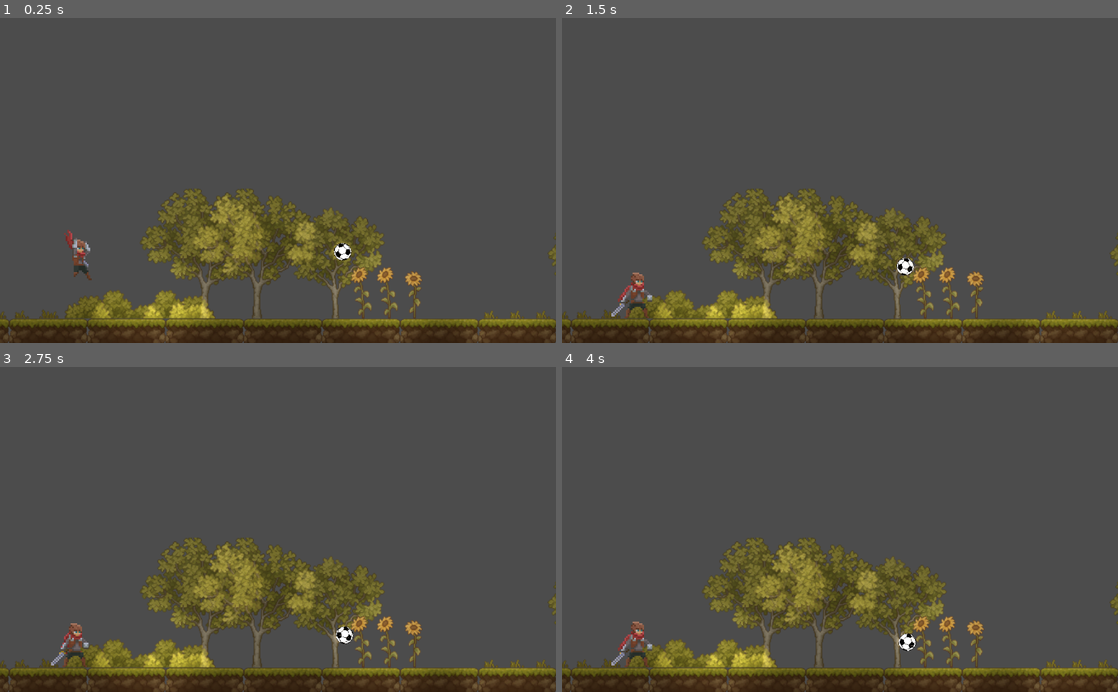
Above: before the commit, frames 1-4 (two rows, left to right).
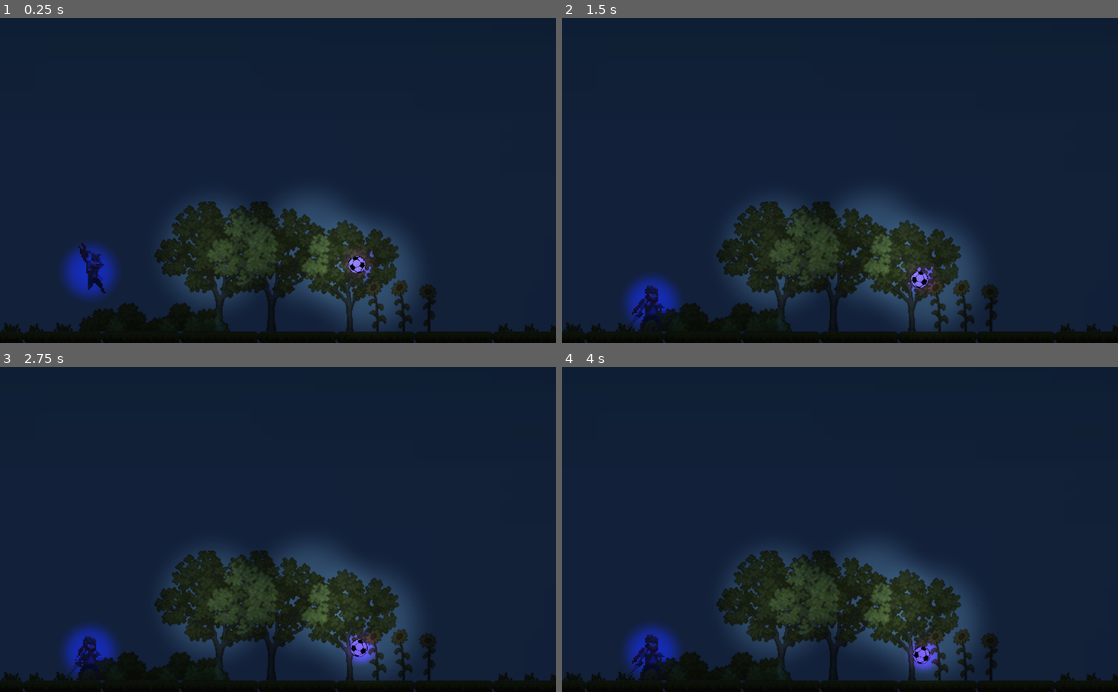
Above: after the commit, the same moments.

Repository: bahaaEldeen1999/back-2-you
Game: Godot game, scene res://Arena.tscn
Two runs of this game, one before a commit and one after it. Both use one fixed random seed, a clock stepped at 60 frames per second and the inputs below.
Inputs (mouse positions are in pixels of both pictures, inside the frame that each line leads up to):
- Up to frame 1 (0.25 s): no input
- Up to frame 2 (1.5 s): move the mouse to (962, 164) at 0.52 s; move the mouse to (728, 196) at 1.27 s
- Up to frame 3 (2.75 s): move the mouse to (333, 458) at 2.02 s
- Up to frame 4 (4 s): move the mouse to (812, 594) at 2.77 s; move the mouse to (1006, 578) at 3.52 s

The runs differ from the first frame. In frame 1, 100% of the frame differs, in the area x 0-100%, y 0-100%; in frame 2, 100%; in frame 3, 100%; in frame 4, 100%.

Commit message:
add scene lighing

Diff:
--- a/Arena.tscn
+++ b/Arena.tscn
@@ -1,47 +1,59 @@
-[gd_scene load_steps=7 format=2]
+[gd_scene load_steps=10 format=2]
 
 [ext_resource path="res://Player.tscn" type="PackedScene" id=1]
 [ext_resource path="res://Ball.tscn" type="PackedScene" id=2]
 [ext_resource path="res://Ground.tscn" type="PackedScene" id=3]
 [ext_resource path="res://textures/light.png" type="Texture" id=4]
 [ext_resource path="res://textures/spot.png" type="Texture" id=5]
+[ext_resource path="res://scripts/Arena.gd" type="Script" id=6]
+[ext_resource path="res://scripts/Camera.gd" type="Script" id=7]
+[ext_resource path="res://textures/_11_background.png" type="Texture" id=8]
 
 [sub_resource type="RectangleShape2D" id=1]
 extents = Vector2( 631.31, 52.4831 )
 
 [node name="Arena" type="Node2D"]
+script = ExtResource( 6 )
 
 [node name="spot" type="Light2D" parent="."]
-position = Vector2( 679.873, 518.44 )
+position = Vector2( 520.135, 397.663 )
 scale = Vector2( 2.99805, 3.1681 )
 texture = ExtResource( 5 )
 offset = Vector2( 10, 0 )
+color = Color( 0.654902, 0.835294, 0.933333, 1 )
 energy = 0.5
 
 [node name="spot2" type="Light2D" parent="."]
-position = Vector2( 255.436, 537.486 )
+position = Vector2( 341.149, 408.917 )
 scale = Vector2( 2.99805, 3.1681 )
 texture = ExtResource( 5 )
 offset = Vector2( 10, 0 )
+color = Color( 0.654902, 0.835294, 0.933333, 1 )
 energy = 0.5
 
 [node name="spot3" type="Light2D" parent="."]
-position = Vector2( 900.253, 537.486 )
+position = Vector2( 623.635, 447.877 )
 scale = Vector2( 2.99805, 3.1681 )
 texture = ExtResource( 5 )
 offset = Vector2( 10, 0 )
+color = Color( 0.654902, 0.835294, 0.933333, 1 )
 energy = 0.5
 
 [node name="ambient" type="Light2D" parent="."]
-position = Vector2( 440.447, 303.501 )
+position = Vector2( 436.13, 303.501 )
 texture = ExtResource( 4 )
 texture_scale = 10.0
-color = Color( 0.976471, 0.894118, 0.780392, 1 )
+color = Color( 0.0627451, 0.2, 0.490196, 1 )
 energy = 0.6
 shadow_enabled = true
 
 [node name="CanvasModulate" type="CanvasModulate" parent="."]
-color = Color( 0.482353, 0.478431, 0.478431, 1 )
+color = Color( 0.0705882, 0.0705882, 0.0705882, 1 )
+
+[node name="Sprite" type="Sprite" parent="CanvasModulate"]
+position = Vector2( 526.04, 244.937 )
+scale = Vector2( 0.551298, 0.46828 )
+texture = ExtResource( 8 )
 
 [node name="Ground" parent="CanvasModulate" instance=ExtResource( 3 )]
 position = Vector2( -126.766, 554.582 )
@@ -75,3 +87,8 @@
 [node name="CollisionShape2D" type="CollisionShape2D" parent="upperwall"]
 position = Vector2( 496.42, -313.845 )
 shape = SubResource( 1 )
+
+[node name="Camera2D" type="Camera2D" parent="."]
+position = Vector2( 485.522, 276.081 )
+current = true
+script = ExtResource( 7 )
--- a/Ball.tscn
+++ b/Ball.tscn
@@ -17,12 +17,6 @@
 angular_velocity = 1.0
 script = ExtResource( 1 )
 
-[node name="Light2D" type="Light2D" parent="."]
-texture = ExtResource( 3 )
-texture_scale = 0.5
-color = Color( 0.992157, 0.843137, 0.627451, 1 )
-shadow_enabled = true
-
 [node name="Sprite" type="Sprite" parent="."]
 scale = Vector2( 0.06, 0.06 )
 texture = ExtResource( 2 )
@@ -30,6 +24,13 @@
 [node name="CollisionShape2D" type="CollisionShape2D" parent="."]
 scale = Vector2( 1.6, 1.6 )
 shape = SubResource( 2 )
+
+[node name="Light2D" type="Light2D" parent="."]
+position = Vector2( 3.65383, -3.48775 )
+scale = Vector2( 0.885818, 0.891008 )
+texture = ExtResource( 3 )
+color = Color( 0.258824, 0.0705882, 0.67451, 1 )
+shadow_enabled = true
 
 [node name="Area2D" type="Area2D" parent="." groups=[
 "ball",
--- a/Player.tscn
+++ b/Player.tscn
@@ -34,6 +34,7 @@
 [ext_resource path="res://Animations/adventurer-jump-02.png" type="Texture" id=32]
 [ext_resource path="res://Animations/adventurer-jump-00.png" type="Texture" id=33]
 [ext_resource path="res://Animations/adventurer-jump-01.png" type="Texture" id=34]
+[ext_resource path="res://textures/spot.png" type="Texture" id=35]
 
 [sub_resource type="CapsuleShape2D" id=1]
 height = 8.0381
@@ -124,5 +125,11 @@
 position = Vector2( 16, 4.75 )
 shape = SubResource( 5 )
 disabled = true
+
+[node name="Light2D" type="Light2D" parent="."]
+texture = ExtResource( 35 )
+texture_scale = 0.5
+color = Color( 0.0235294, 0.0627451, 0.65098, 1 )
+energy = 0.9
 [connection signal="animation_finished" from="AnimatedSprite" to="." method="_on_AnimatedSprite_animation_finished"]
 [connection signal="area_entered" from="Area2D" to="." method="_on_Area2D_area_entered"]
--- /dev/null
+++ b/scripts/Arena.gd
@@ -0,0 +1 @@
+extends Node2D
--- a/scripts/Ball.gd
+++ b/scripts/Ball.gd
@@ -1,7 +1,7 @@
 extends RigidBody2D
 
 
-export var HIT_FORCE = 50;
+export var HIT_FORCE = 70;
 
 func _ready():
 	get_parent().get_node("Player").connect("hit_ball",self,"_on_player_attack");
@@ -10,4 +10,4 @@
 func _on_player_attack(hit_vector):
 	print("hit vector",hit_vector);
 	apply_central_impulse(hit_vector*HIT_FORCE);
-	apply_torque_impulse(1000)
+	apply_torque_impulse(100)
--- /dev/null
+++ b/scripts/Camera.gd
@@ -0,0 +1,66 @@
+extends Camera2D
+
+var _duration = 0.0
+var _period_in_ms = 0.0
+var _amplitude = 0.0
+var _timer = 0.0
+var _last_shook_timer = 0
+var _previous_x = 0.0
+var _previous_y = 0.0
+var _last_offset = Vector2(0, 0)
+
+func _ready():
+	set_process(true);
+
+	get_parent().get_node("CanvasModulate/Player").connect("hit_ball",self,"_on_hit_ball");
+
+
+
+
+# Shake with decreasing intensity while there's time remaining.
+func _process(delta):
+	# Only shake when there's shake time remaining.
+	if _timer == 0:
+		return
+	# Only shake on certain frames.
+	_last_shook_timer = _last_shook_timer + delta
+	# Be mathematically correct in the face of lag; usually only happens once.
+
+	while _last_shook_timer >= _period_in_ms:
+		_last_shook_timer = _last_shook_timer - _period_in_ms
+		# Lerp between [amplitude] and 0.0 intensity based on remaining shake time.
+		var intensity = _amplitude * (1 - ((_duration - _timer) / _duration))
+		# Noise calculation logic from http://jonny.morrill.me/blog/view/14
+		var new_x = rand_range(-1.0, 1.0)
+		var x_component = intensity * (_previous_x + (delta * (new_x - _previous_x)))
+		var new_y = rand_range(-1.0, 1.0)
+		var y_component = intensity * (_previous_y + (delta * (new_y - _previous_y)))
+		_previous_x = new_x
+		_previous_y = new_y
+		# Track how much we've moved the offset, as opposed to other effects.
+		var new_offset = Vector2(x_component, y_component)
+		print("new offset",new_offset)
+		set_offset(get_offset() - _last_offset + new_offset)
+		_last_offset = new_offset
+	# Reset the offset when we're done shaking.
+	_timer = _timer - delta
+	if _timer <= 0:
+		_timer = 0
+		set_offset(get_offset() - _last_offset)
+
+# Kick off a new screenshake effect.
+func shake(duration, frequency, amplitude):
+	# Initialize variables.
+	_duration = duration
+	_timer = duration
+	_period_in_ms = 1.0 / frequency
+	_amplitude = amplitude
+	_previous_x = rand_range(-1.0, 1.0)
+	_previous_y = rand_range(-1.0, 1.0)
+	# Reset previous offset, if any.
+	set_offset(get_offset() - _last_offset)
+	_last_offset = Vector2(0, 0)
+
+func _on_hit_ball(hit_vector):
+	print("hit_ball_camera")
+	shake(.5,15,1);
Not shown: 1 places in Player.tscn that only renumber resources
Binary file added: textures/_08_clouds.png
Not shown, added: textures/_08_clouds.png.import
Binary file added: textures/_09_distant_clouds1.png
Not shown, added: textures/_09_distant_clouds1.png.import
Binary file added: textures/_10_distant_clouds.png
Not shown, added: textures/_10_distant_clouds.png.import
Binary file added: textures/_11_background.png
Not shown, added: textures/_11_background.png.import
